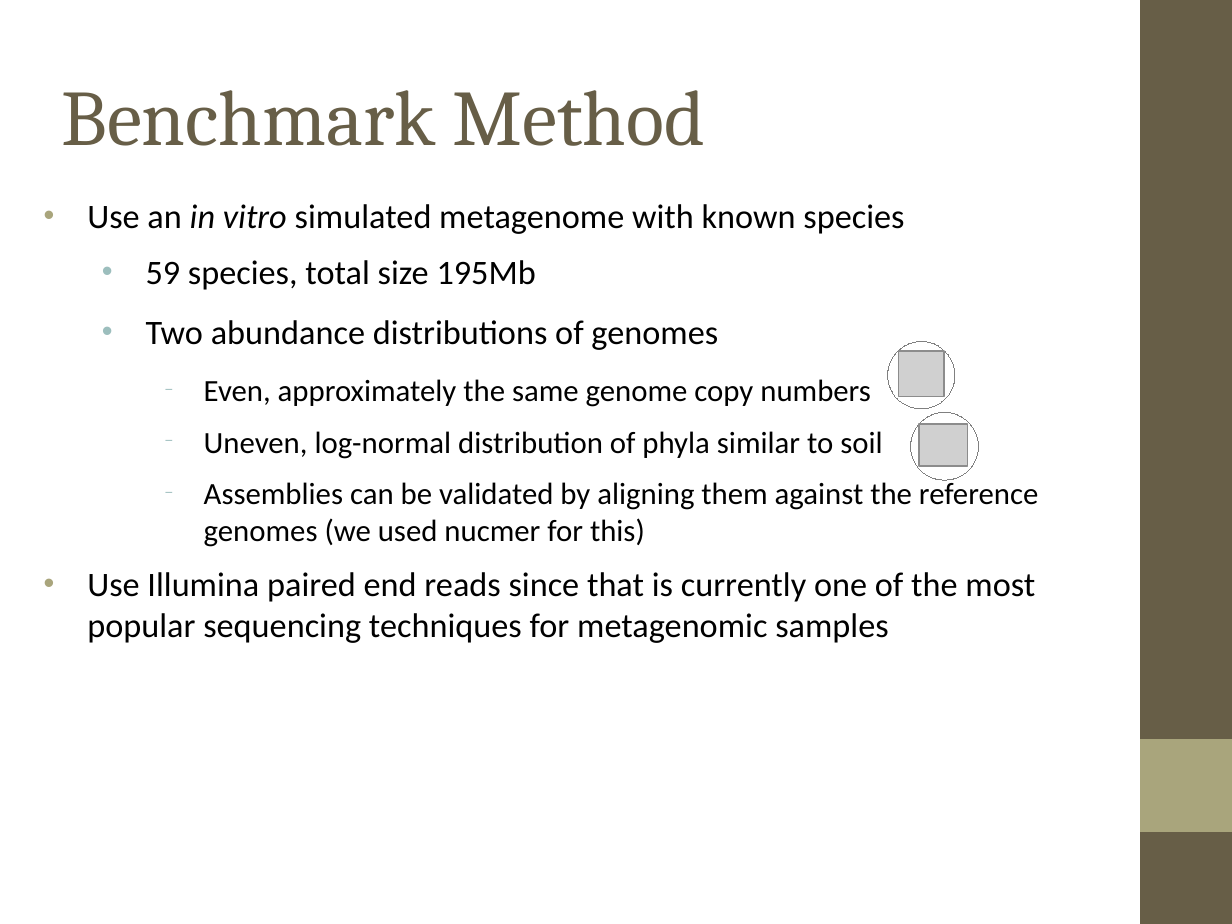
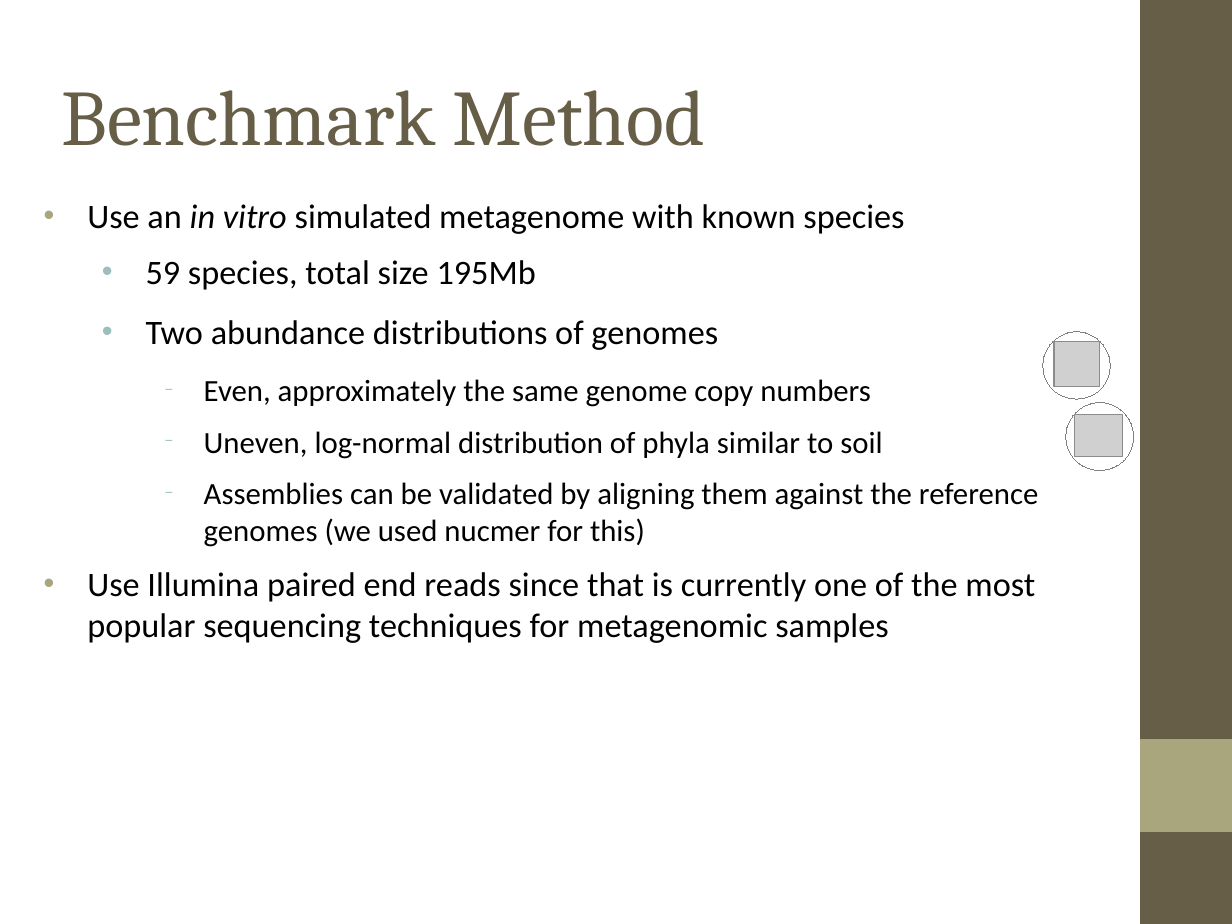
Before and after one commit to inodb/msc-thesis, a slide deck: slide 9 of presentation/msc-thesis.odp (slide 8 before the commit). Drawn at 1232x924 pixels with LibreOffice and Linux fonts; fonts in the diff are those of the drawing; grey boxes stand for pictures. Boxes give left, top, right and bottom in pixels: in the first picture for what was removed or moved away, otherwise in the second. Text is boxed around its words. In the diff, an @@ line names an element or a change of style, - is before the commit and + after.

```diff
--- a/presentation/msc-thesis.odp
+++ b/presentation/msc-thesis.odp
@@ 2 pictures, 2 ellipses: place and size @@
-2 pictures, 2 ellipses at bbox=[887, 341, 978, 480]
+2 pictures, 2 ellipses at bbox=[1042, 331, 1133, 471]
```
Also in this commit, not shown: 13 other slides changed, 3 slides added, 1 other file.
